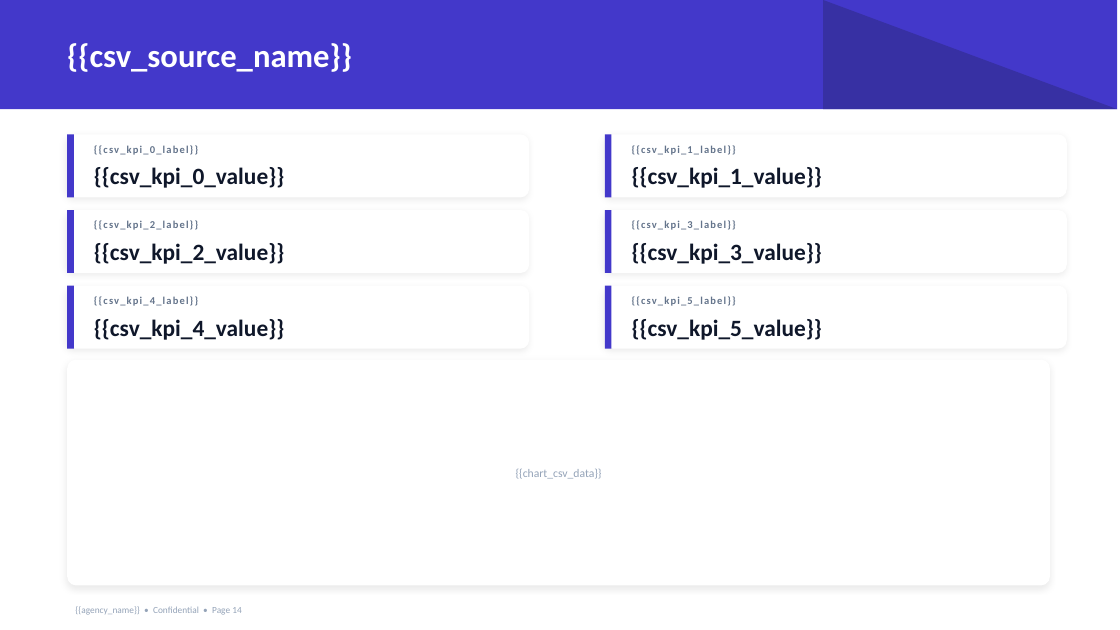
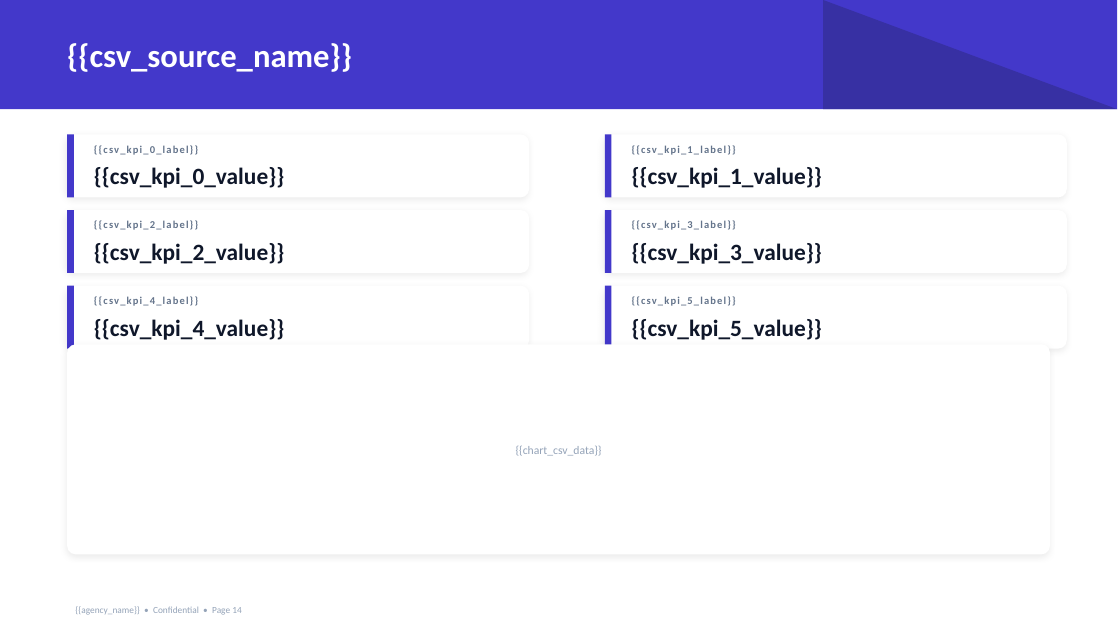
Before and after one commit to sapienbotics/goreportpilot, a slide deck: slide 14 of backend/templates/pptx/bold_geometric.pptx. Drawn at 1120x630 pixels with LibreOffice and Linux fonts; fonts in the diff are those of the drawing. Boxes give left, top, right and bottom in pixels: in the first picture for what was removed or moved away, otherwise in the second. Text is boxed around its words. In the diff, an @@ line names an element or a change of style, - is before the commit and + after.

```diff
--- a/backend/templates/pptx/bold_geometric.pptx
+++ b/backend/templates/pptx/bold_geometric.pptx
@@ text "{{chart_csv_data}}": place and size @@
-text "{{chart_csv_data}}" at (516, 468, 602, 479)
+text "{{chart_csv_data}}" at (516, 445, 602, 456)
@@ rounded rectangle: place and size @@
-rounded rectangle at (67, 360, 1050, 586)
+rounded rectangle at (67, 344, 1050, 555)
```
Also in this commit, not shown: 1 other slide changed, 14 other files.
